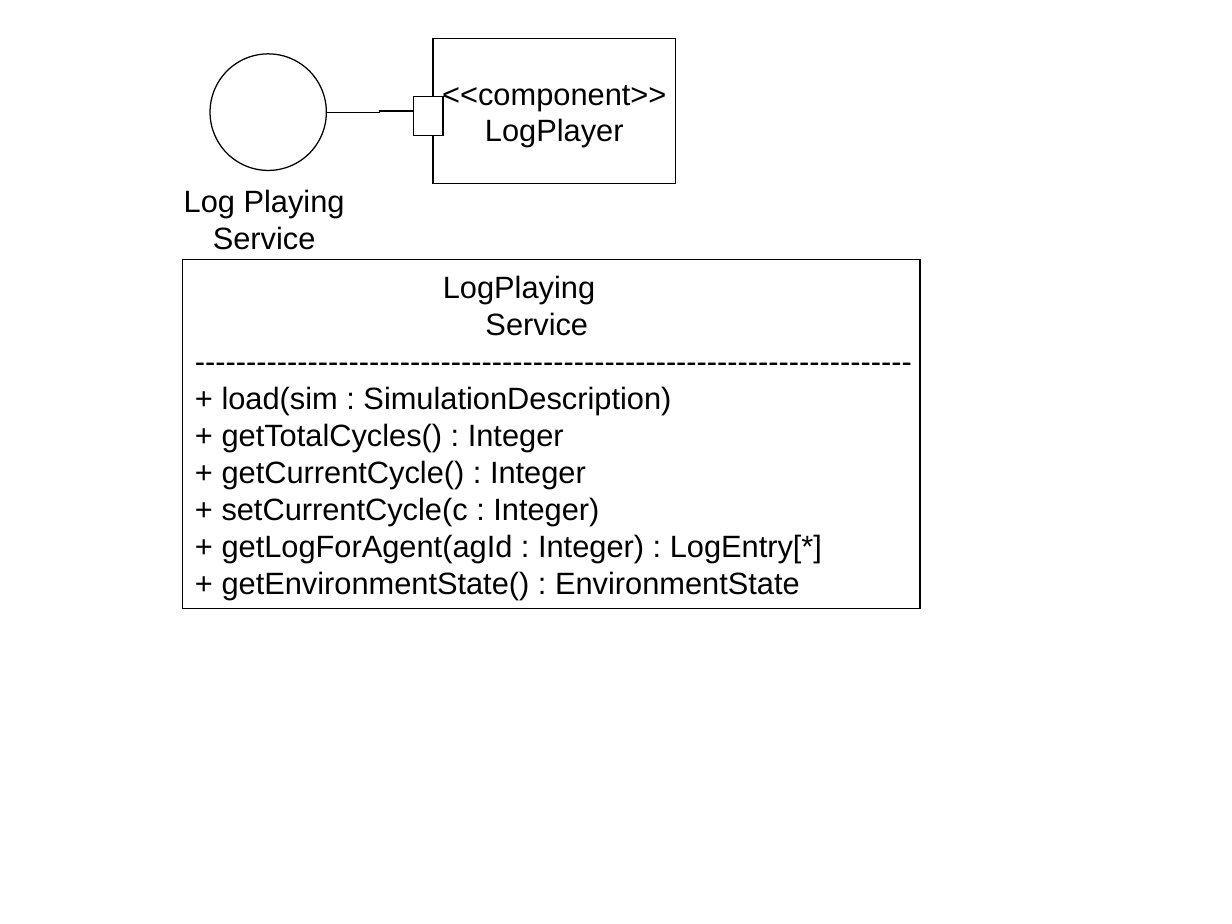
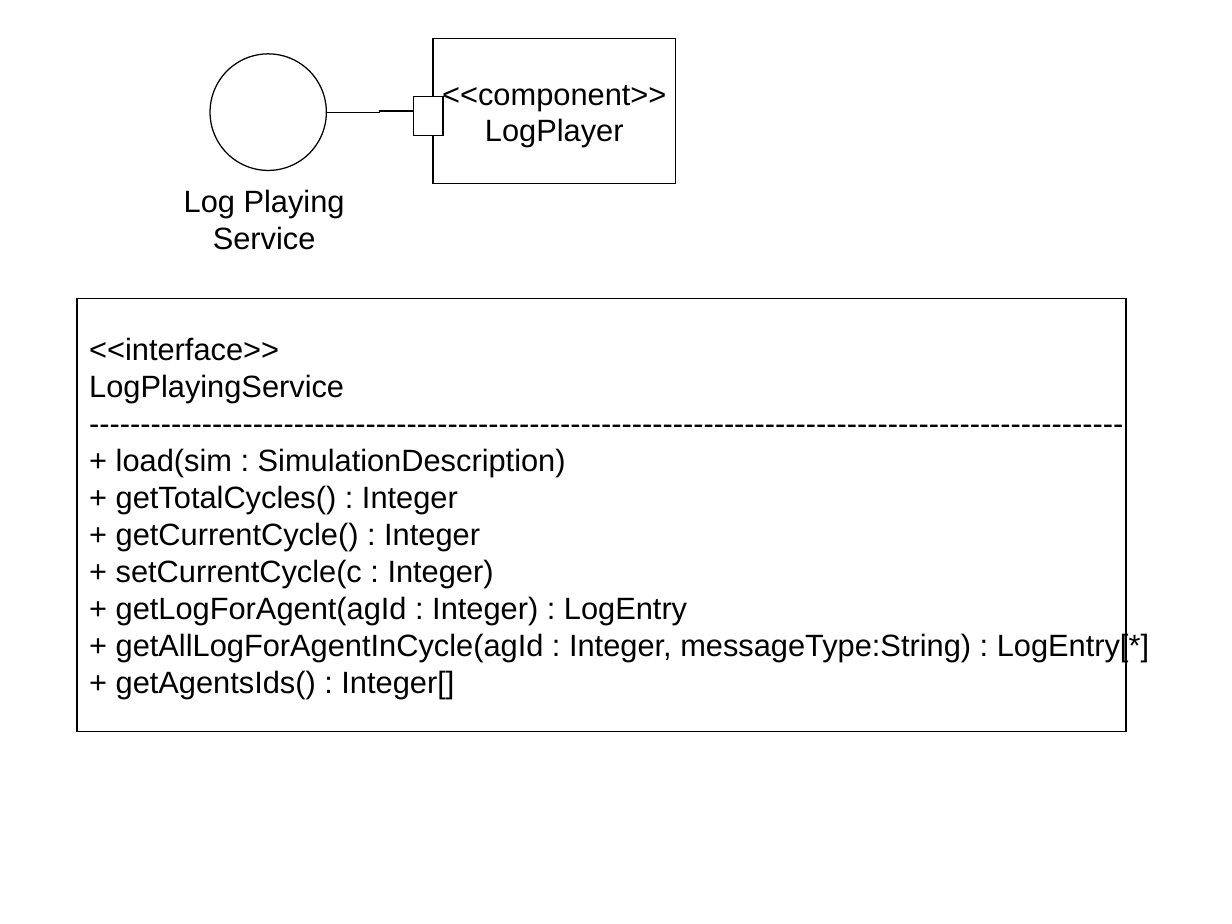
Before and after one commit to krishprince/rollerslam, a slide deck: slide 9 of docs/Logging/LoggingPIM.ppt. Drawn at 1232x924 pixels with LibreOffice and Linux fonts; fonts in the diff are those of the drawing. Boxes give left, top, right and bottom in pixels: in the first picture for what was removed or moved away, otherwise in the second. Text is boxed around its words. In the diff, an @@ line names an element or a change of style, - is before the commit and + after.

```diff
--- a/docs/Logging/LoggingPIM.ppt
+++ b/docs/Logging/LoggingPIM.ppt
@@ rectangle "<<interface>>": place and size @@
-rectangle "<<interface>>" at (182, 260, 919, 609)
+rectangle "<<interface>>" at (78, 298, 1127, 732)
@@ text in rectangle at (89, 337, 344, 403): text changed @@
-LogPlaying
-Service
-----------------------------------------------------------------------
+<<interface>>
+LogPlayingService
+-----------------------------------------------------------------------------------------------------
@@ text in rectangle at (116, 596, 1149, 699): text changed @@
-+ getLogForAgent(agId : Integer) : LogEntry[*]
-+ getEnvironmentState() : EnvironmentState
++ getLogForAgent(agId : Integer) : LogEntry
++ getAllLogForAgentInCycle(agId : Integer, messageType:String) : LogEntry[*]
++ getAgentsIds() : Integer[]
```
Also in this commit, not shown: 6 other slides changed, 5 slides added, 1 slide removed, 3 other files.
